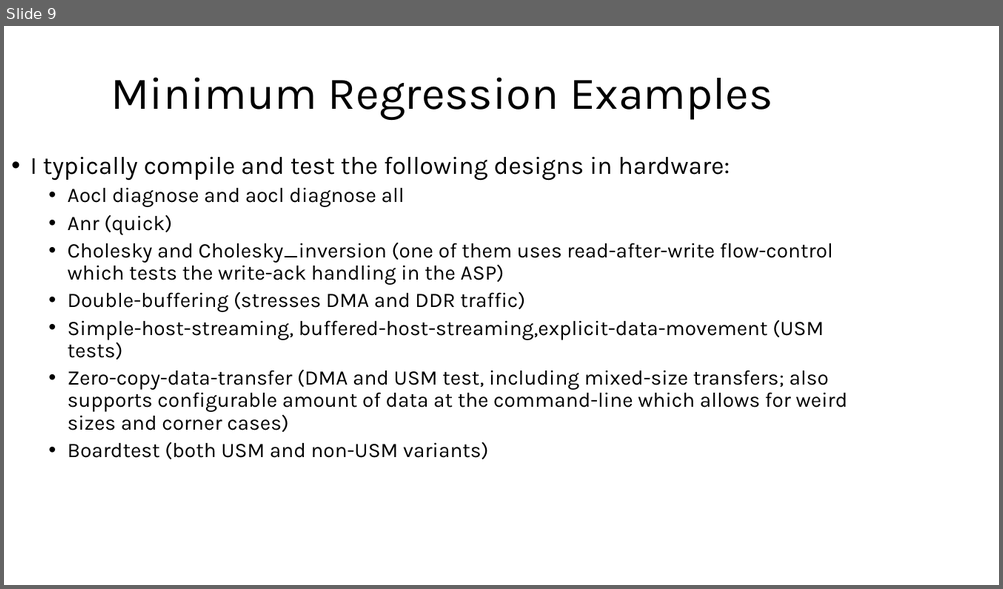
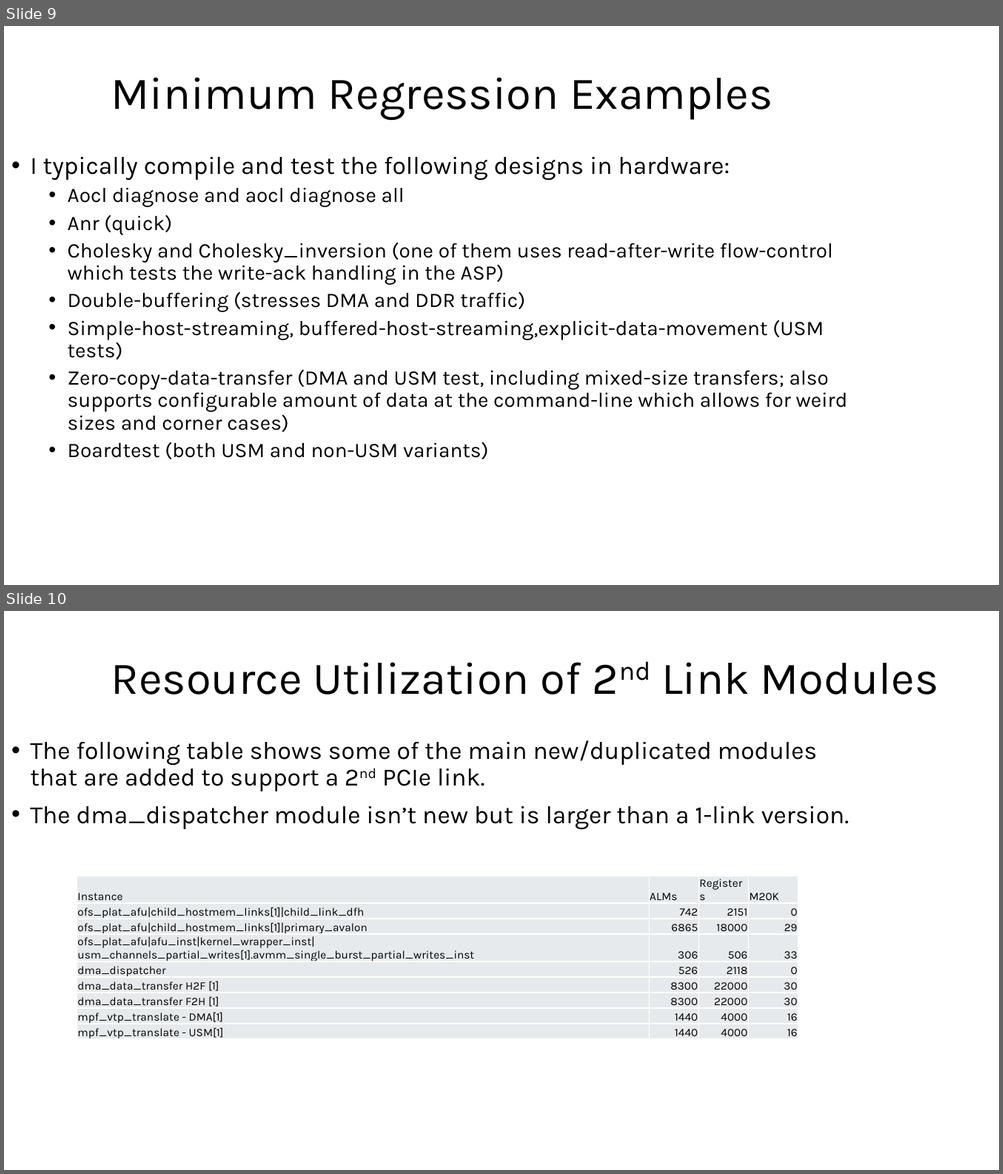
Before and after one commit to DouglasGroen/oneapi-asp, a slide deck: iseries-dk_2link/docs/ofs-asp-multilink-info.pptx. Shown one above the other, each under a label of ours: slide 9 before the commit, slides 9 and 10 after it. The pictures are 1003x589 and 1003x1174 pixels, drawn with LibreOffice and Linux fonts; fonts in the diff are those of the drawing. Boxes give left, top, right and bottom in pixels: in the first picture for what was removed or moved away, otherwise in the second. Text is boxed around its words. In the diff, an @@ line names an element or a change of style, - is before the commit and + after.

```diff
--- a/iseries-dk_2link/docs/ofs-asp-multilink-info.pptx
+++ b/iseries-dk_2link/docs/ofs-asp-multilink-info.pptx
@@ slide 10 added at (4,611,999,1170), background #FFFFFF @@
@@ title added at (111,662,939,695), 44 pt, text #000000 @@
+Resource Utilization of 2nd Link Modules
@@ text added at (30,741,849,829), 24 pt, text #000000 @@
+• The following table shows some of the main new/duplicated modules that are added to support a 2nd PCIe link.
+• The dma_dispatcher module isn’t new but is larger than a 1-link version.
@@ table added at (77,876,800,1042), 9 rows, 4 columns @@
+Instance | ALMs | Registers | M20K
+ofs_plat_afu|child_hostmem_links[1]|child_link_dfh | 742 | 2151 | 0
+ofs_plat_afu|child_hostmem_links[1]|primary_avalon | 6865 | 18000 | 29
+ofs_plat_afu|afu_inst|kernel_wrapper_inst|usm_channels_partial_writes[1].avmm_single_burst_partial_writes_inst | 306 | 506 | 33
+dma_dispatcher | 526 | 2118 | 0
+dma_data_transfer H2F [1] | 8300 | 22000 | 30
+dma_data_transfer F2H [1] | 8300 | 22000 | 30
+mpf_vtp_translate - DMA[1] | 1440 | 4000 | 16
+mpf_vtp_translate - USM[1] | 1440 | 4000 | 16
```
Also in this commit, not shown: 2 slides removed.
